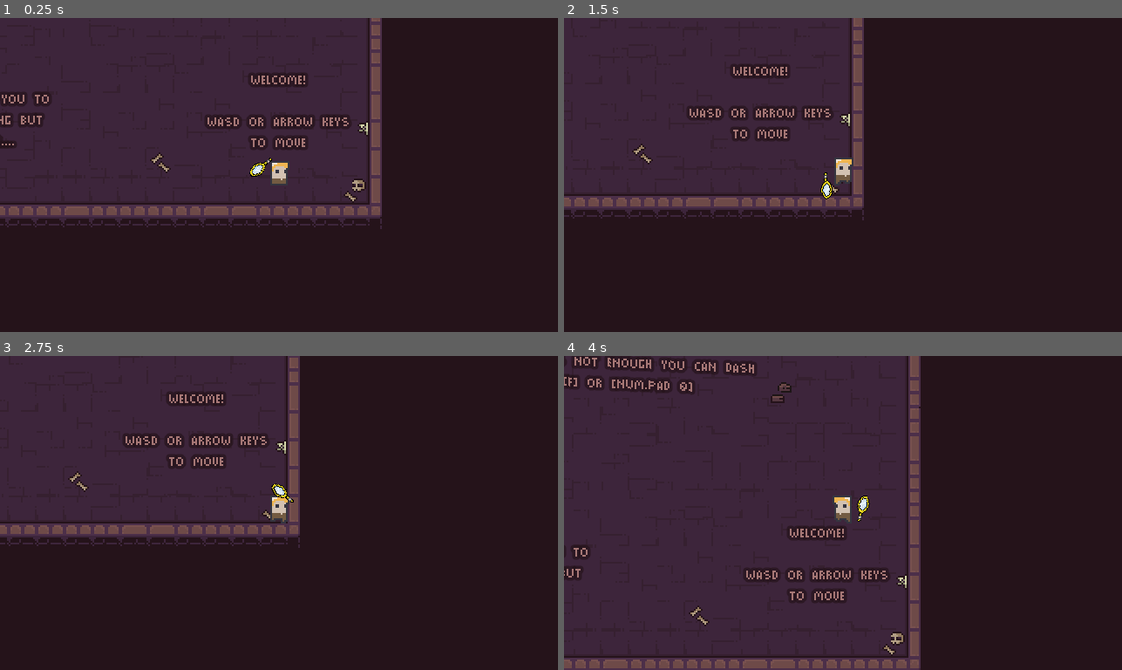
Above: before the commit, frames 1-4 (two rows, left to right).
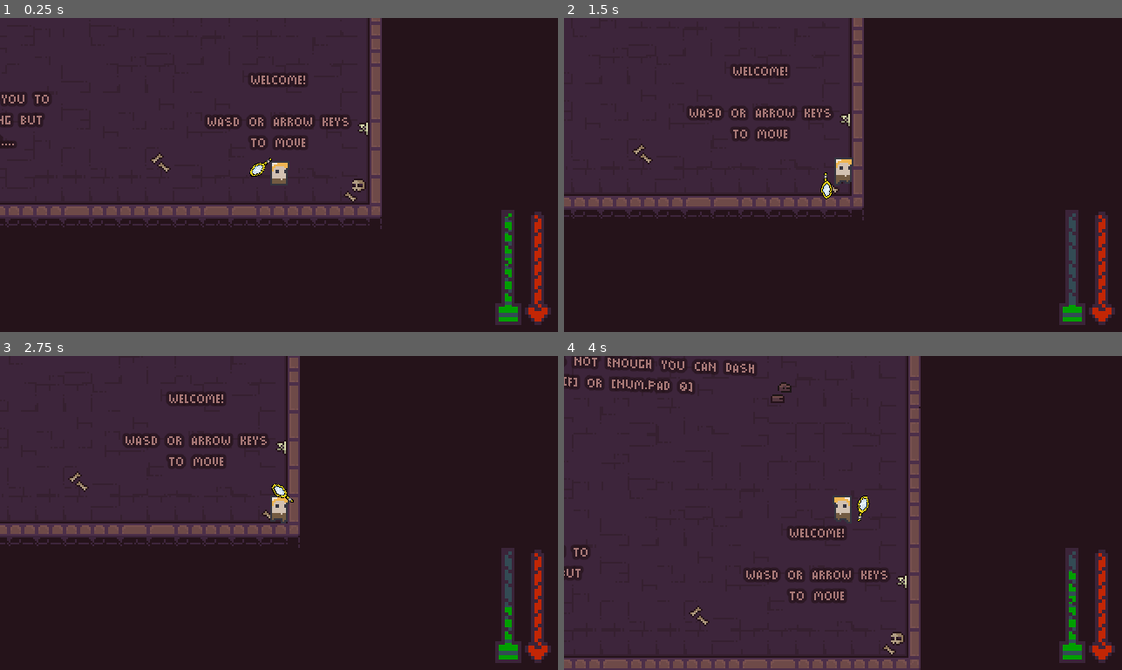
Above: after the commit, the same moments.

Repository: Z3BINI/mirror-attack
Game: Godot game, scene res://scenes/levels/level_1.tscn
The game is run twice, just before and just after one commit, with the same random seed, the same clock (stepped at 60 frames per second) and the same inputs. The project has no main scene, so this scene is started directly.
Inputs (mouse positions are in pixels of both pictures, inside the frame that each line leads up to):
- Up to frame 1 (0.25 s): no input
- Up to frame 2 (1.5 s): tap Enter at 0.5 s; move the mouse to (965, 159) at 0.52 s; hold D (move_right) 0.53-1.28 s; tap F (dash) at 0.6 s; tap Space at 1.25 s; move the mouse to (731, 190) at 1.27 s; hold S (move_down) from 1.28 s (still down); tap E (interact) at 1.35 s
- Up to frame 3 (2.75 s): tap Enter at 2 s; move the mouse to (334, 443) at 2.02 s; release S (move_down) at 2.03 s; hold D (move_right) from 2.03 s (still down); hold Shift (sprint) from 2.03 s (still down)
- Up to frame 4 (4 s): tap Space at 2.75 s; move the mouse to (815, 575) at 2.77 s; release D (move_right) at 2.78 s; release Shift (sprint) at 2.78 s; hold W (move_up) 2.78-3.53 s; tap F (dash) at 2.85 s; move the mouse to (1010, 560) at 3.52 s; hold A (move_left) from 3.53 s (still down); hold E (interact) from 3.53 s (still down)

The runs differ from the first frame. In frame 1, 1.9% of the frame differs, in the area x 88-99%, y 61-98%; in frame 2, 1.9%; in frame 3, 1.9%; in frame 4, 1.9%.

Commit message:
Instantiated UI scene on all levels

Diff:
--- a/scenes/levels/level_1.tscn
+++ b/scenes/levels/level_1.tscn
@@ -6,6 +6,7 @@
 [ext_resource type="PackedScene" uid="uid://bl4wfwlb1kwnb" path="res://scenes/player/player.tscn" id="2_tpgr6"]
 [ext_resource type="PackedScene" uid="uid://bg0bfcampdd1v" path="res://scenes/components/door_check.tscn" id="3_10me6"]
 [ext_resource type="LabelSettings" uid="uid://c7uayjepbooid" path="res://assets/font/label_sets.tres" id="5_na7mo"]
+[ext_resource type="PackedScene" uid="uid://bxel633n2yjm5" path="res://scenes/UI/ui.tscn" id="7_6c0o6"]
 
 [sub_resource type="RectangleShape2D" id="RectangleShape2D_7q3eo"]
 size = Vector2(31, 30)
@@ -99,3 +100,5 @@
 goodluck!"
 label_settings = ExtResource("5_na7mo")
 horizontal_alignment = 1
+
+[node name="UI" parent="." instance=ExtResource("7_6c0o6")]
--- a/scenes/levels/level_2.tscn
+++ b/scenes/levels/level_2.tscn
@@ -6,7 +6,9 @@
 [ext_resource type="PackedScene" uid="uid://bl4wfwlb1kwnb" path="res://scenes/player/player.tscn" id="2_kl4iw"]
 [ext_resource type="PackedScene" uid="uid://beyaouhyxj7kd" path="res://scenes/levels/level_3.tscn" id="2_lmbxt"]
 [ext_resource type="PackedScene" uid="uid://bg0bfcampdd1v" path="res://scenes/components/door_check.tscn" id="3_fgfkb"]
+[ext_resource type="PackedScene" uid="uid://bxel633n2yjm5" path="res://scenes/UI/ui.tscn" id="3_jbrfj"]
 [ext_resource type="LabelSettings" uid="uid://c7uayjepbooid" path="res://assets/font/label_sets.tres" id="6_dxik8"]
+[ext_resource type="PackedScene" uid="uid://2p4xpfa5k6ar" path="res://scenes/items/health_pot.tscn" id="8_7pv8a"]
 
 [sub_resource type="RectangleShape2D" id="RectangleShape2D_sp4tk"]
 size = Vector2(20, 30)
@@ -14,6 +16,8 @@
 [node name="Level2" type="Node2D"]
 script = ExtResource("1_m72sg")
 NEXT_LEVEL = ExtResource("2_lmbxt")
+
+[node name="UI" parent="." instance=ExtResource("3_jbrfj")]
 
 [node name="Enemies" type="Node" parent="."]
 
@@ -46,3 +50,8 @@
 text = "Don't be scared...
 you have a mirror!"
 label_settings = ExtResource("6_dxik8")
+
+[node name="Items" type="Node" parent="."]
+
+[node name="HealthPot" parent="Items" instance=ExtResource("8_7pv8a")]
+position = Vector2(128, 45)
--- a/scenes/levels/level_3.tscn
+++ b/scenes/levels/level_3.tscn
@@ -1,8 +1,9 @@
-[gd_scene load_steps=8 format=3 uid="uid://beyaouhyxj7kd"]
+[gd_scene load_steps=9 format=3 uid="uid://beyaouhyxj7kd"]
 
 [ext_resource type="Script" path="res://scripts/levels/levels.gd" id="1_b1tmv"]
 [ext_resource type="PackedScene" uid="uid://cw5vulnbkcj5t" path="res://scenes/levels/level_4.tscn" id="2_2jpfi"]
 [ext_resource type="PackedScene" uid="uid://1du512wqwxn1" path="res://scenes/enemies/enemy.tscn" id="2_wonvd"]
+[ext_resource type="PackedScene" uid="uid://bxel633n2yjm5" path="res://scenes/UI/ui.tscn" id="3_e8oty"]
 [ext_resource type="PackedScene" uid="uid://pyqf43y8il2l" path="res://scenes/tile_maps/dungeon_tile_map.tscn" id="3_tpwgl"]
 [ext_resource type="PackedScene" uid="uid://bl4wfwlb1kwnb" path="res://scenes/player/player.tscn" id="4_h855v"]
 [ext_resource type="PackedScene" uid="uid://bg0bfcampdd1v" path="res://scenes/components/door_check.tscn" id="5_4xg0k"]
@@ -13,6 +14,8 @@
 [node name="Level3" type="Node2D"]
 script = ExtResource("1_b1tmv")
 NEXT_LEVEL = ExtResource("2_2jpfi")
+
+[node name="UI" parent="." instance=ExtResource("3_e8oty")]
 
 [node name="Enemies" type="Node" parent="."]
 
--- a/scenes/levels/level_4.tscn
+++ b/scenes/levels/level_4.tscn
@@ -7,6 +7,7 @@
 [ext_resource type="PackedScene" uid="uid://pyqf43y8il2l" path="res://scenes/tile_maps/dungeon_tile_map.tscn" id="3_wdm5q"]
 [ext_resource type="PackedScene" uid="uid://bl4wfwlb1kwnb" path="res://scenes/player/player.tscn" id="4_w5ike"]
 [ext_resource type="PackedScene" uid="uid://bg0bfcampdd1v" path="res://scenes/components/door_check.tscn" id="5_2c7yp"]
+[ext_resource type="PackedScene" uid="uid://bxel633n2yjm5" path="res://scenes/UI/ui.tscn" id="8_2oe4v"]
 
 [sub_resource type="RectangleShape2D" id="RectangleShape2D_sp4tk"]
 size = Vector2(25, 29)
@@ -40,3 +41,5 @@
 shape = SubResource("RectangleShape2D_sp4tk")
 
 [node name="Tutorial" type="Node" parent="."]
+
+[node name="UI" parent="." instance=ExtResource("8_2oe4v")]
--- a/scenes/levels/level_6.tscn
+++ b/scenes/levels/level_6.tscn
@@ -7,6 +7,7 @@
 [ext_resource type="PackedScene" uid="uid://pyqf43y8il2l" path="res://scenes/tile_maps/dungeon_tile_map.tscn" id="3_qa1s7"]
 [ext_resource type="PackedScene" uid="uid://bl4wfwlb1kwnb" path="res://scenes/player/player.tscn" id="4_nrhsx"]
 [ext_resource type="PackedScene" uid="uid://bg0bfcampdd1v" path="res://scenes/components/door_check.tscn" id="5_8m62n"]
+[ext_resource type="PackedScene" uid="uid://bxel633n2yjm5" path="res://scenes/UI/ui.tscn" id="8_3154t"]
 
 [sub_resource type="RectangleShape2D" id="RectangleShape2D_sp4tk"]
 size = Vector2(32, 29)
@@ -44,3 +45,5 @@
 shape = SubResource("RectangleShape2D_sp4tk")
 
 [node name="Tutorial" type="Node" parent="."]
+
+[node name="UI" parent="." instance=ExtResource("8_3154t")]
--- a/scenes/levels/level_8.tscn
+++ b/scenes/levels/level_8.tscn
@@ -8,6 +8,7 @@
 [ext_resource type="PackedScene" uid="uid://dryr8o4sbpub4" path="res://scenes/enemies/enemy_2.tscn" id="5_k4ny8"]
 [ext_resource type="PackedScene" uid="uid://bg0bfcampdd1v" path="res://scenes/components/door_check.tscn" id="5_rybfy"]
 [ext_resource type="PackedScene" uid="uid://eor44nhytt4i" path="res://scenes/enemies/enemy_3.tscn" id="6_in5tt"]
+[ext_resource type="PackedScene" uid="uid://bxel633n2yjm5" path="res://scenes/UI/ui.tscn" id="9_kwt6j"]
 
 [sub_resource type="RectangleShape2D" id="RectangleShape2D_7q3eo"]
 size = Vector2(31, 30)
@@ -95,3 +96,5 @@
 shape = SubResource("RectangleShape2D_7q3eo")
 
 [node name="Tutorial" type="Node" parent="."]
+
+[node name="UI" parent="." instance=ExtResource("9_kwt6j")]
Not shown: 1 places in scenes/levels/level_1.tscn that only renumber resources
Not shown: 1 places in scenes/levels/level_2.tscn that only renumber resources
Not shown: 1 places in scenes/levels/level_4.tscn that only renumber resources
Not shown: 1 places in scenes/levels/level_6.tscn that only renumber resources
Not shown: 1 places in scenes/levels/level_8.tscn that only renumber resources
